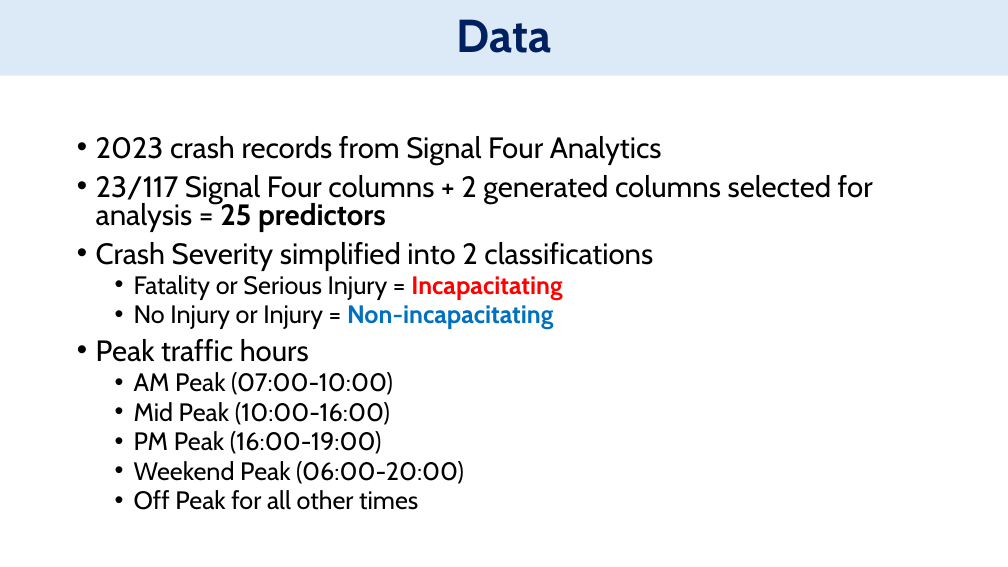
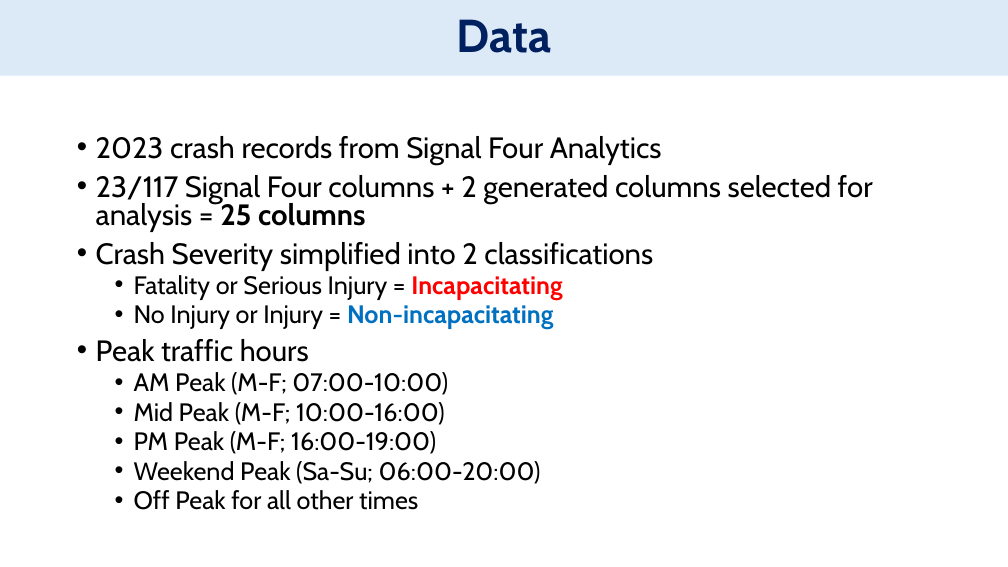
Before and after one commit to bofethe/signal-four, a slide deck: slide 4 of PredictiveCrashAnalysis.pptx. Drawn at 1008x567 pixels with LibreOffice and Linux fonts; fonts in the diff are those of the drawing. Boxes give left, top, right and bottom in pixels: in the first picture for what was removed or moved away, otherwise in the second. Text is boxed around its words. In the diff, an @@ line names an element or a change of style, - is before the commit and + after.

```diff
--- a/PredictiveCrashAnalysis.pptx
+++ b/PredictiveCrashAnalysis.pptx
@@ text at bbox=[96, 175, 873, 232]: text changed @@
-• 23/117 Signal Four columns + 2 generated columns selected for analysis = 25 predictors
+• 23/117 Signal Four columns + 2 generated columns selected for analysis = 25 columns
@@ text at bbox=[134, 372, 541, 484]: text changed @@
-  • AM Peak (07:00-10:00)
-  • Mid Peak (10:00-16:00)
-  • PM Peak (16:00-19:00)
-  • Weekend Peak (06:00-20:00)
+  • AM Peak (M-F; 07:00-10:00)
+  • Mid Peak (M-F; 10:00-16:00)
+  • PM Peak (M-F; 16:00-19:00)
+  • Weekend Peak (Sa-Su; 06:00-20:00)
```
Also in this commit, not shown: 5 other slides changed, 1 slide removed, 4 other files.
